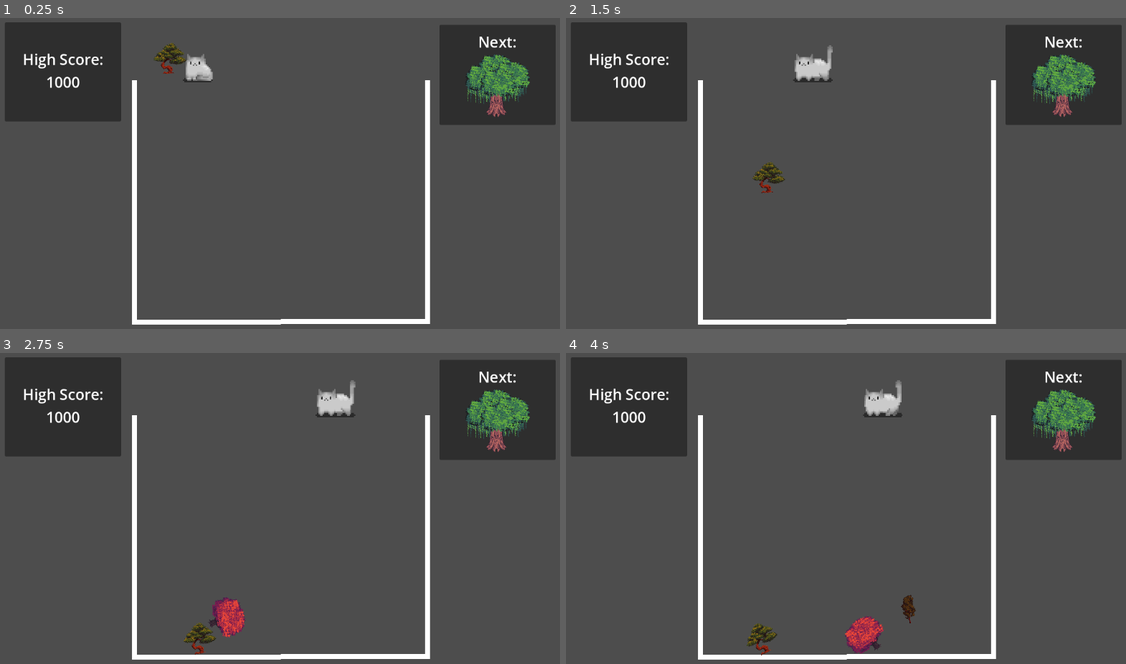
Above: before the commit, frames 1-4 (two rows, left to right).
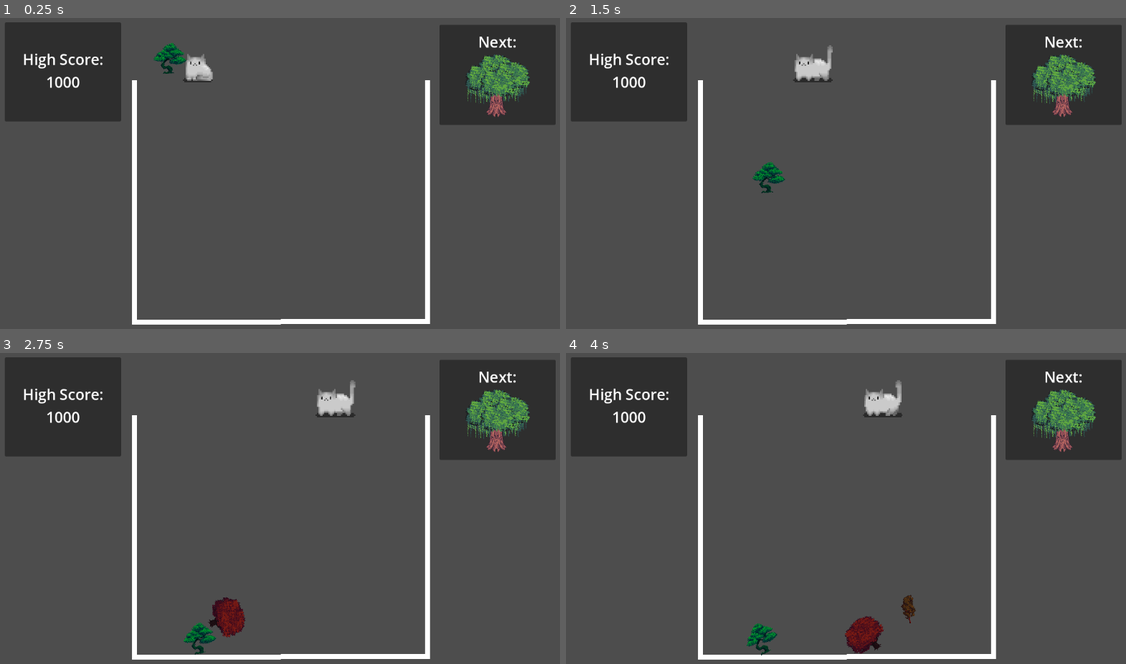
Above: after the commit, the same moments.

Repository: emilykrohn/TreeikaGame
Game: Godot game, scene res://Scenes/Game/main.tscn
The game is run twice, just before and just after one commit, with the same random seed, the same clock (stepped at 60 frames per second) and the same inputs.
Inputs:
- Up to frame 1 (0.25 s): no input
- Up to frame 2 (1.5 s): hold Right (ui_right) 0.53-1.28 s; tap Space (ui_select) at 0.77 s; hold Left (ui_left) from 1.28 s (still down)
- Up to frame 3 (2.75 s): tap Space (ui_select) at 1.52 s; release Left (ui_left) at 2.03 s; hold Right (ui_right) from 2.03 s (still down)
- Up to frame 4 (4 s): tap Space (ui_select) at 3.02, 3.77 s; release Right (ui_right) at 3.53 s; hold Left (ui_left) from 3.53 s (still down)

The runs differ from the first frame. In frame 1, 0.3% of the frame differs, in the area x 27-34%, y 8-18%; in frame 2, 0.3%; in frame 3, 0.8%, in the area x 32-44%, y 78-98%; in frame 4, 0.8%.

Commit message:
Use better colors for tree 1,3,4

Diff:
--- a/Scenes/Game/Trees/tree_1.tscn
+++ b/Scenes/Game/Trees/tree_1.tscn
@@ -29,7 +29,6 @@
 shape = SubResource("RectangleShape2D_edi2v")
 
 [node name="Sprite2D" type="Sprite2D" parent="."]
-modulate = Color(1, 0.376471, 0.309804, 1)
 scale = Vector2(0.3, 0.3)
 texture = ExtResource("1_22g0u")
 
--- a/Scenes/Game/Trees/tree_3.tscn
+++ b/Scenes/Game/Trees/tree_3.tscn
@@ -27,7 +27,7 @@
 shape = SubResource("CircleShape2D_d8fhr")
 
 [node name="Sprite2D" type="Sprite2D" parent="."]
-modulate = Color(0.929412, 0.52549, 0.372549, 1)
+modulate = Color(0, 0.74902, 0.686275, 1)
 scale = Vector2(0.4, 0.4)
 texture = ExtResource("1_qre55")
 
--- a/Scenes/Game/Trees/tree_4.tscn
+++ b/Scenes/Game/Trees/tree_4.tscn
@@ -18,10 +18,6 @@
 contact_monitor = true
 script = ExtResource("1_2ko5l")
 
-[node name="Sprite2D" type="Sprite2D" parent="."]
-scale = Vector2(0.5, 0.5)
-texture = ExtResource("1_leeew")
-
 [node name="CollisionShape2D" type="CollisionShape2D" parent="."]
 shape = SubResource("CircleShape2D_2736k")
 
@@ -30,5 +26,10 @@
 [node name="CollisionShape2D" type="CollisionShape2D" parent="Area2D"]
 shape = SubResource("CircleShape2D_dtch7")
 
+[node name="Sprite2D" type="Sprite2D" parent="."]
+modulate = Color(0.517647, 0.376471, 0.360784, 1)
+scale = Vector2(0.5, 0.5)
+texture = ExtResource("1_leeew")
+
 [connection signal="area_entered" from="Area2D" to="." method="_on_area_2d_area_entered"]
 [connection signal="body_entered" from="Area2D" to="." method="_on_area_2d_body_entered"]
